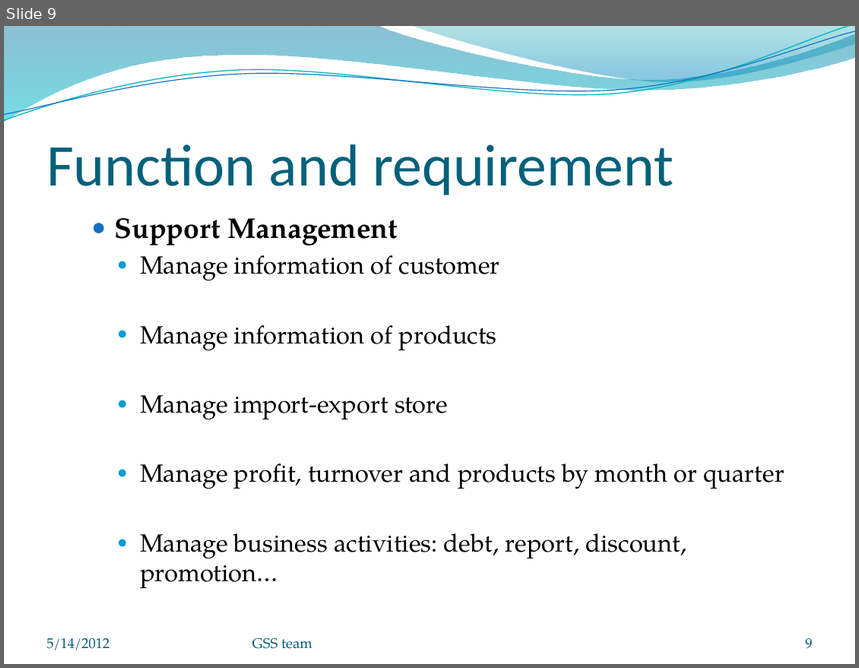
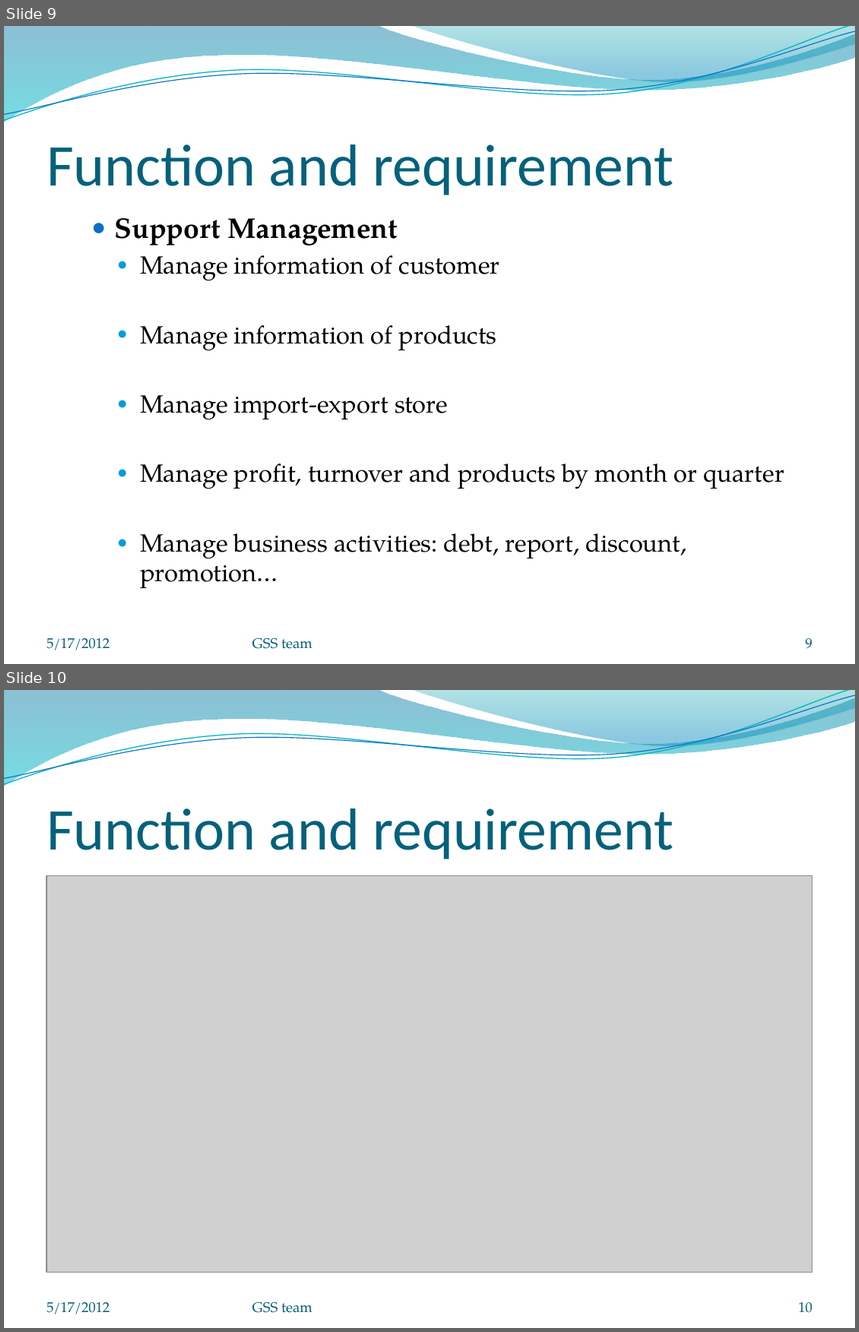
Before and after one commit to cprofu2012/DoAn, a slide deck: Document/Slide 1.pptx. Shown one above the other, each under a label of ours: slide 9 before the commit, slides 9 and 10 after it. The pictures are 859x668 and 859x1332 pixels, drawn with LibreOffice and Linux fonts; fonts in the diff are those of the drawing; grey boxes stand for pictures; background and template pictures are left out. Boxes give left, top, right and bottom in pixels: in the first picture for what was removed or moved away, otherwise in the second. Text is boxed around its words. In the diff, an @@ line names an element or a change of style, - is before the commit and + after.

```diff
--- a/Document/Slide 1.pptx
+++ b/Document/Slide 1.pptx
@@ slide 10 added at <box>4,690,855,1328</box>, background picture (left out); not listed: 4 template elements that a slide beside it also shows @@
@@ title added at <box>47,809,674,859</box>, 50 pt, text #04617B @@
+Function and requirement
@@ picture added at <box>47,876,813,1273</box> @@
@@ text added at <box>47,1303,110,1315</box>, 12 pt, text #045D75 @@
+5/17/2012
@@ text added at <box>253,1302,313,1313</box>, 12 pt, text #045D75 @@
+GSS team
@@ page number added at <box>798,1303,813,1313</box>, 12 pt, text #045D75 @@
+10
@@ slide 9 changed as well @@
@@ text at <box>47,639,110,651</box>: text changed @@
-5/14/2012
+5/17/2012
```
Also in this commit, not shown: 12 other slides changed.
